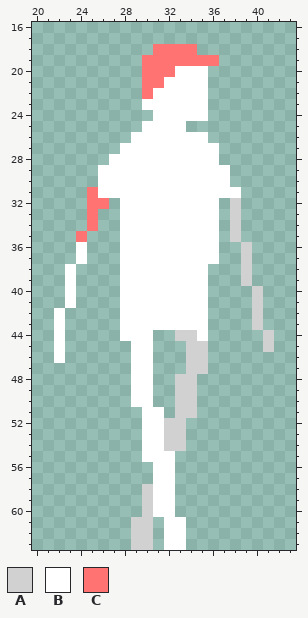
File history of a pixel-art sprite, LD38.gmx/sprites/images/spr_main_walking_1.png. Above: the version before the commit.
The file is 64x64 pixels. Shown: x 20..43, y 16..63.
Palette (. is transparent): A #d1d1d1  B #ffffff  C #ff7373
Pixels before, first column x 22:
18 .........CCCC.......
19 ........CCCCCCC.....
20 ........CCCBBB......
21 ........CCBBBB......
22 ........CBBBBB......
23 ........BBBBBB......
24 .........BBBBB......
25 ........BBBB........
26 .......BBBBBBB......
27 ......BBBBBBBBB.....
28 .....BBBBBBBBBB.....
29 ....BBBBBBBBBBBB....
30 ....BBBBBBBBBBBB....
31 ...CBBBBBBBBBBBBB...
32 ...CC.BBBBBBBBB.A...
33 ...C..BBBBBBBBB.A...
34 ...C..BBBBBBBBB.A...
35 ..C...BBBBBBBBB.A...
36 ..B...BBBBBBBBB..A..
37 ..B...BBBBBBBBB..A..
38 .B....BBBBBBBB...A..
39 .B....BBBBBBBB...A..
40 .B....BBBBBBBB....A.
41 .B....BBBBBBBB....A.
42 B.....BBBBBBBB....A.
43 B.....BBBBBBBB....A.
44 B.....BBB..AAB.....A
45 B......BB...AA.....A
46 B......BB...AA......
47 .......BB...AA......
48 .......BB..AA.......
49 .......BB..AA.......
50 .......BB..AA.......
51 ........BB.AA.......
52 ........BBAA........
53 ........BBAA........
54 ........BBAA........
55 ........BBB.........
56 .........BB.........
57 .........BB.........
58 ........ABB.........
59 ........ABB.........
60 ........ABB.........
61 .......AA.BB........
62 .......AA.BB........
63 .......AA.BB........
New version:
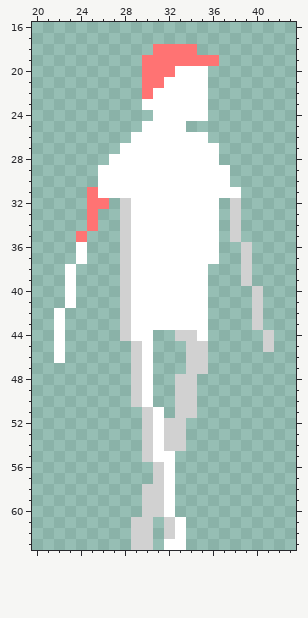
What changed:
Changed rows in their new state; - is an unchanged pixel.
first column x 28:
32 A----
33 A----
34 A----
35 A----
36 A----
37 A----
38 A----
39 A----
40 A----
41 A----
42 A----
43 A----
44 A----
45 -A---
46 -A---
47 -A---
48 -A---
49 -A---
50 -A---
51 --A--
52 --A--
53 --A--
54 --A--
55 --A--
56 ---A-
57 ---A-
58 ---A-
59 ---A-
60 ---A-
61 ----A
62 ----A
Where, in picture pixels (left, top, right, bottom), the same in both pictures:
changed: (120, 198, 175, 539)
